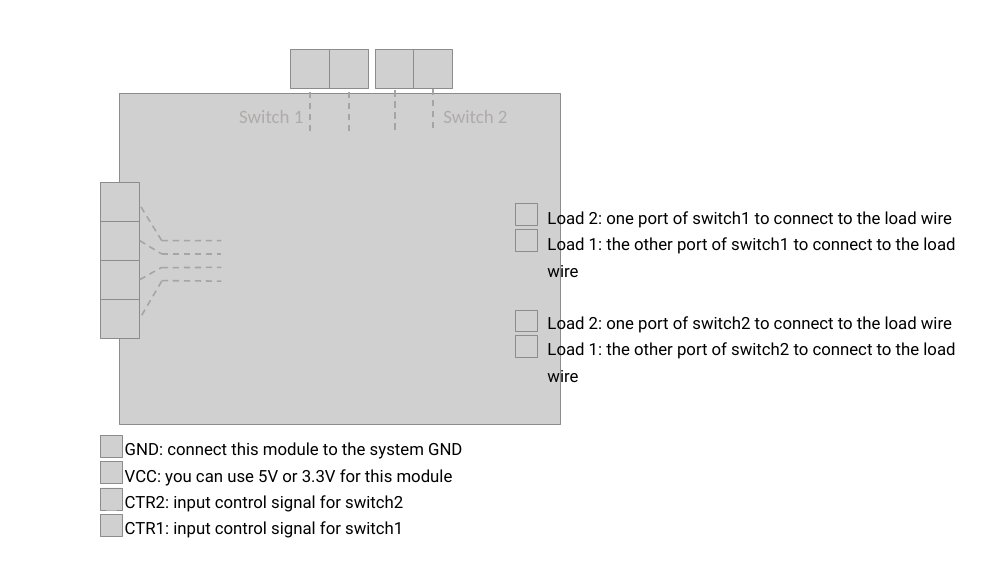
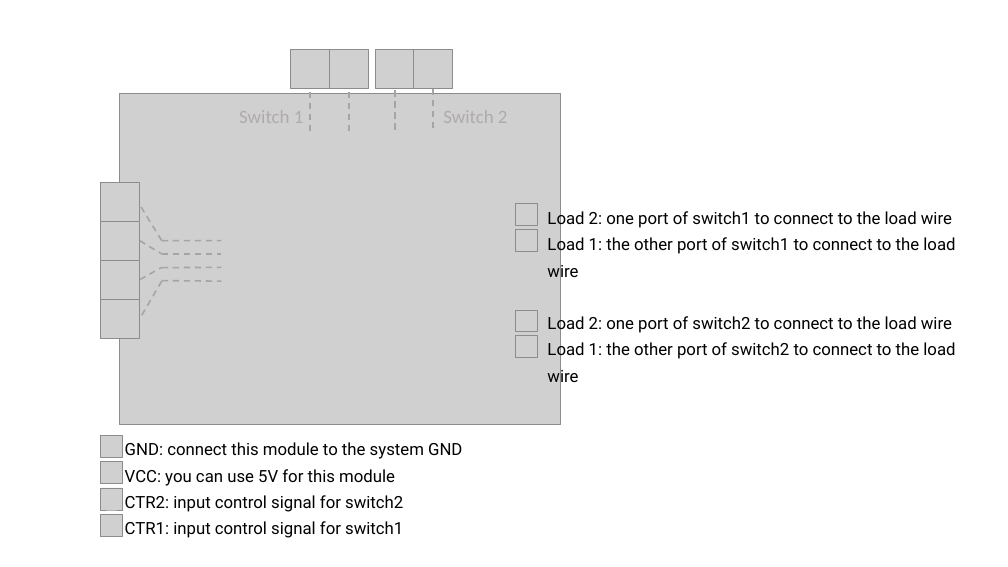
Before and after one commit to SeeedDocument/Grove-2-Channel_Solid_State_Relay, a slide deck: slide 1 of img/pin_map.pptx. Drawn at 1008x567 pixels with LibreOffice and Linux fonts; fonts in the diff are those of the drawing; grey boxes stand for pictures. Boxes give left, top, right and bottom in pixels: in the first picture for what was removed or moved away, otherwise in the second. Text is boxed around its words. In the diff, an @@ line names an element or a change of style, - is before the commit and + after.

```diff
--- a/img/pin_map.pptx
+++ b/img/pin_map.pptx
@@ text at [125,469,395,486]: text changed @@
-VCC: you can use 5V or 3.3V for this module
+VCC: you can use 5V for this module
```
Also in this commit, not shown: 1 other file.
